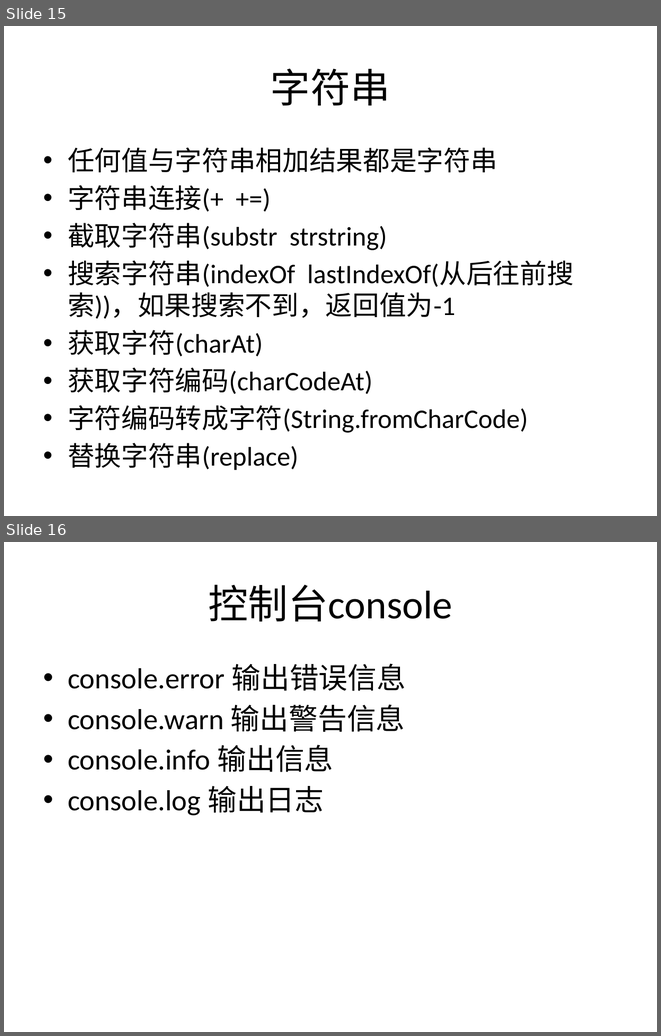
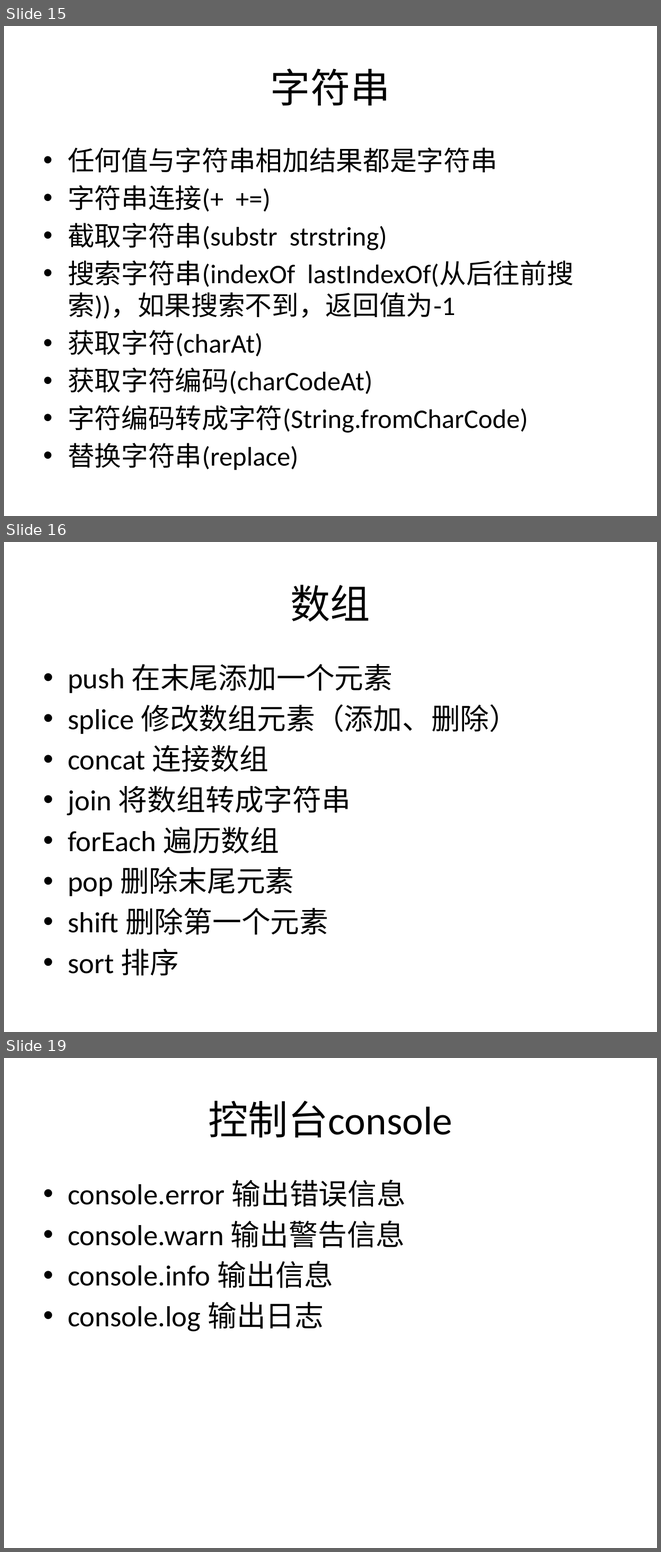
Before and after one commit to plter/HTML5Course20160612, a slide deck: JavaScript教学记录.pptx. Shown one above the other, each under a label of ours: slides 15 and 16 before the commit, slides 15, 16 and 19 after it; the slides between them are not shown. The pictures are 661x1036 and 661x1552 pixels, drawn with LibreOffice and Linux fonts; fonts in the diff are those of the drawing. Boxes give left, top, right and bottom in pixels: in the first picture for what was removed or moved away, otherwise in the second. Text is boxed around its words. In the diff, an @@ line names an element or a change of style, - is before the commit and + after.

```diff
--- a/JavaScript教学记录.pptx
+++ b/JavaScript教学记录.pptx
@@ slide 16 added at (x1=4, y1=542, x2=657, y2=1032), background #FFFFFF @@
@@ title added at (x1=291, y1=584, x2=371, y2=622), 44 pt, text #000000 @@
+数组
@@ text added at (x1=68, y1=664, x2=518, y2=976), 32 pt, text #000000 @@
+• push 在末尾添加一个元素
+• splice 修改数组元素（添加、删除）
+• concat 连接数组
+• join 将数组转成字符串
+• forEach 遍历数组
+• pop 删除末尾元素
+• shift 删除第一个元素
+• sort 排序
@@ what was slide 16 is now slide 19 @@
```
Also in this commit, not shown: 2 slides changed, 4 other slides added, 13 other files.
